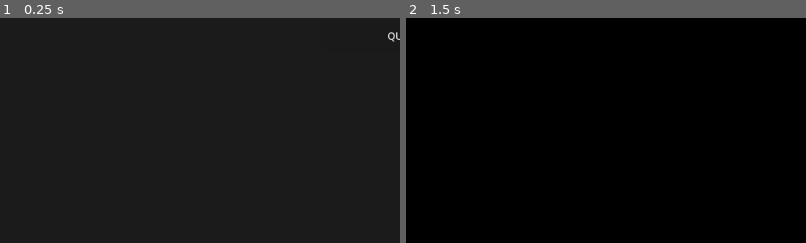
Above: before the commit, frames 1-2 (left to right).
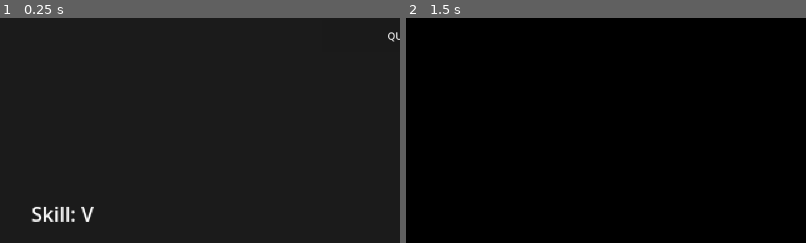
Above: after the commit, the same moments.

Repository: kailouss/FloydsCycleAlgoGame
Game: Godot game, scene res://main/Main.tscn
Two runs of this game, one before a commit and one after it. Both use one fixed random seed, a clock stepped at 60 frames per second and the inputs below.
Inputs:
- Up to frame 1 (0.25 s): no input
- Up to frame 2 (1.5 s): click "START" at 0.5 s; tap Enter at 1.25 s; hold D (hare_right) from 1.28 s (still down); hold V (clear_vision) from 1.28 s (still down)
The pictures show only the part of the screen within x 0-50%, y 50-100%; the shares and areas given below are measured in that part.

The runs differ from the first frame. In frame 1, 0.5% of the frame differs, in the area x 7-24%, y 83-91%; in frame 2, nothing differs.

Commit message:
UPDATE skill text to stay till the game ends

Diff:
--- a/game/ClearBlindnessSkill.gd
+++ b/game/ClearBlindnessSkill.gd
@@ -9,8 +9,8 @@
 const COOLDOWN_DURATION := 5.0
 
 func _ready():
+	cooldown_label.text = "Skill: V"
 	original_color = darkness_modulate.color
-	#cooldown_label.visible = false
 
 func _input(event):
 	if event.is_action_pressed("clear_vision") and is_ready:
@@ -31,6 +31,6 @@
 		cooldown_label.text = "Skill CD: %d" % remaining
 		await get_tree().create_timer(1.0).timeout
 		remaining -= 1
-	cooldown_label.visible = false
+	cooldown_label.text = "Skill: V"
 
 	is_ready = true
--- a/ui/HUD.gd
+++ b/ui/HUD.gd
@@ -15,8 +15,8 @@
 func start_timer():
 	time = 90.0
 	running = true
-	$SkillCooldownLabel.visible = true
-	$SkillCooldownLabel.text = "Skill: V"
+	#$SkillCooldownLabel.visible = true
+	#$SkillCooldownLabel.text = "Skill: V"
 
 func _process(delta) -> void:
 	if running:
--- a/ui/TileMap.tscn
+++ b/ui/TileMap.tscn
@@ -4182,6 +4182,7 @@
 layer_1/z_index = -1
 layer_1/tile_data = PackedInt32Array(65536, 262146, 2, 131072, 131074, 2, 196608, 131074, 3, 262144, 131074, 2, 327680, …(21133 unchanged characters)…
 layer_2/name = "torch"
+layer_2/z_index = -1
 layer_2/tile_data = PackedInt32Array(1703937, 327682, 5, 786451, 327682, 5, 655379, 327682, 5, 655381, 327682, 5, 78645 …(282 unchanged characters)…
 
 [node name="PointLight2D" type="PointLight2D" parent="."]
